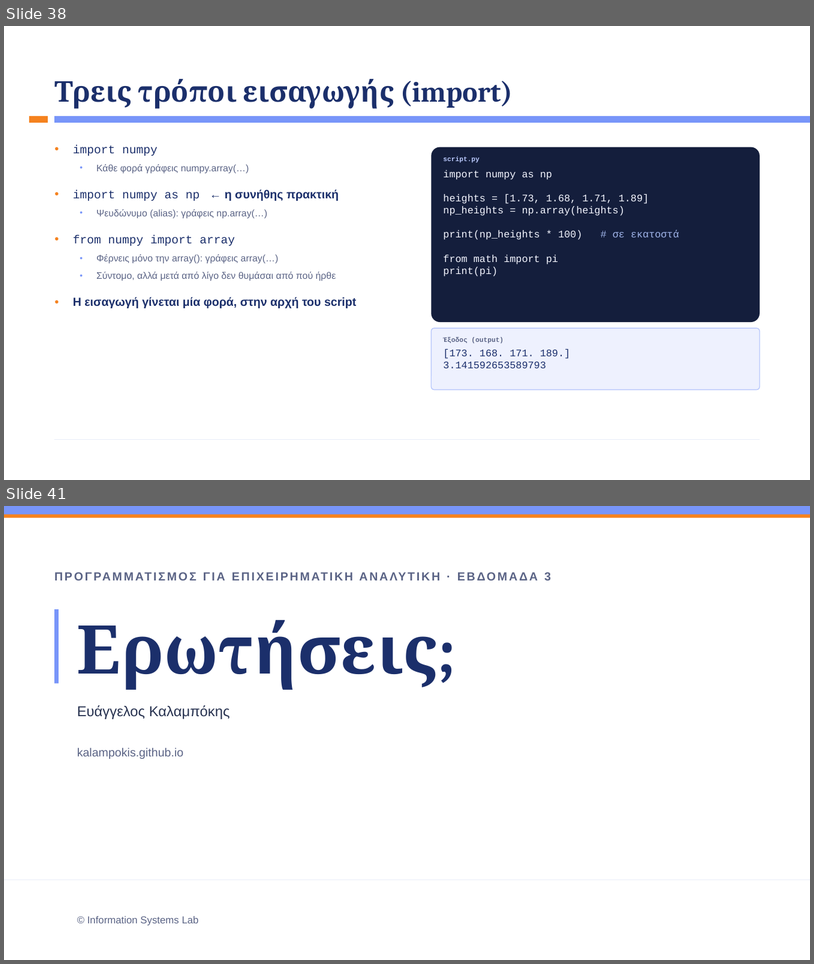
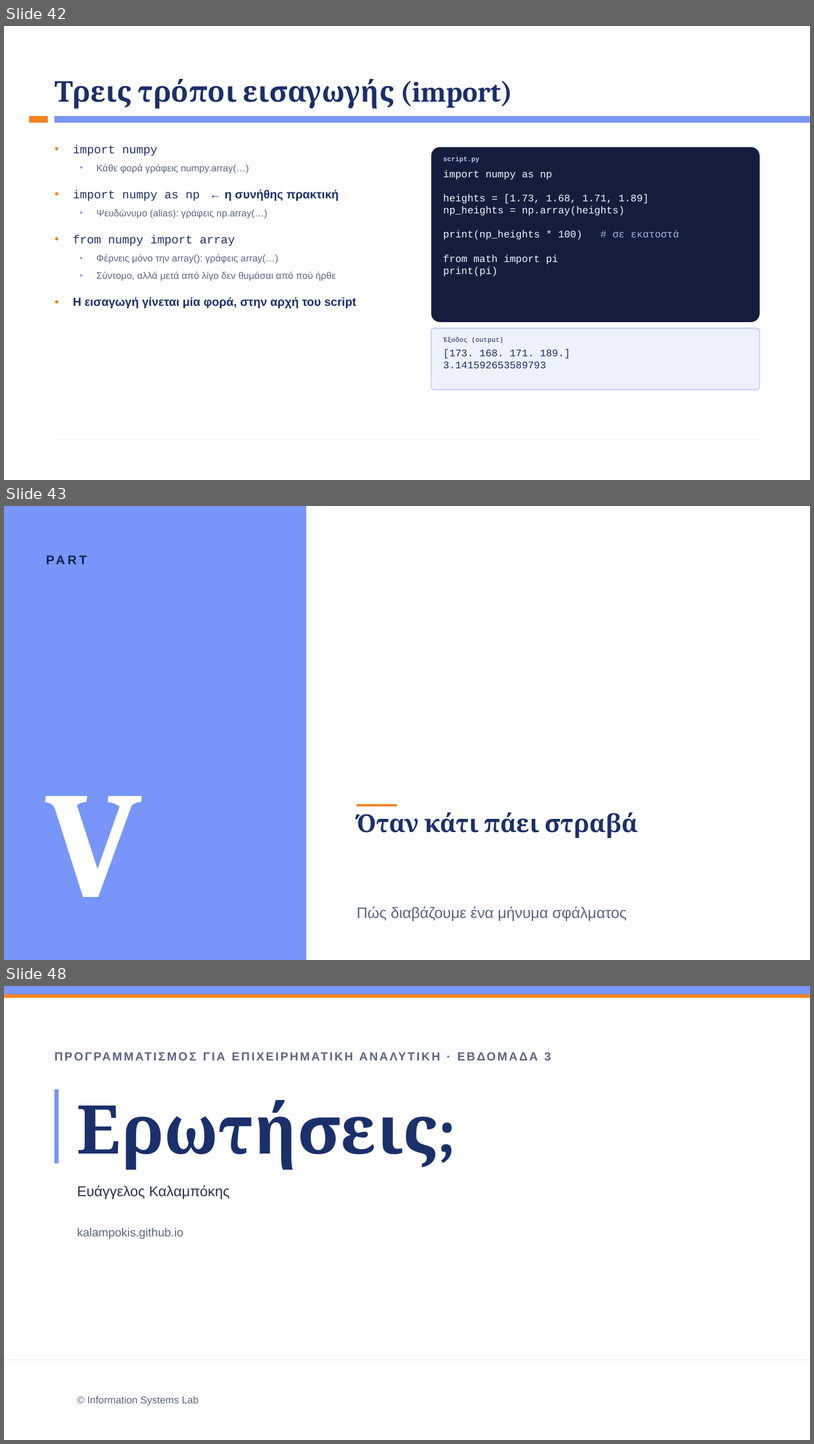
Before and after one commit to kalampokis/kalampokis.github.io, a slide deck: bap/Week3/BAP_Week3_Python_Basics.pptx. Shown one above the other, each under a label of ours: slides 38 and 41 before the commit, slides 42, 43 and 48 after it; the slides between them are not shown. The pictures are 814x964 and 814x1444 pixels, drawn with LibreOffice and Linux fonts; fonts in the diff are those of the drawing; background and template pictures are left out. Boxes give left, top, right and bottom in pixels: in the first picture for what was removed or moved away, otherwise in the second. Text is boxed around its words. In the diff, an @@ line names an element or a change of style, - is before the commit and + after.

```diff
--- a/bap/Week3/BAP_Week3_Python_Basics.pptx
+++ b/bap/Week3/BAP_Week3_Python_Basics.pptx
@@ slide 43 added at (4, 506, 810, 960), background #FFFFFF @@
@@ rectangle added at (4, 506, 306, 960), fill #7895F9 @@
@@ text added at (46, 552, 256, 570), 22.5 pt, text #14224F, bold @@
+PART
@@ text added at (46, 796, 141, 897), 270 pt, text #FFFFFF, bold @@
+V
@@ rectangle added at (357, 804, 397, 807), fill #F5821F @@
@@ title added at (357, 812, 638, 838), 44 pt, text #1B2F6B, bold @@
+Όταν κάτι πάει στραβά
@@ text added at (357, 906, 627, 921), 27 pt, text #5A6385 @@
+Πώς διαβάζουμε ένα μήνυμα σφάλματος
@@ what was slide 38 is now slide 42 @@
@@ what was slide 41 is now slide 48 @@
```
Also in this commit, not shown: 6 slides changed, 7 other slides added, 1 slide removed, 2 other files.
